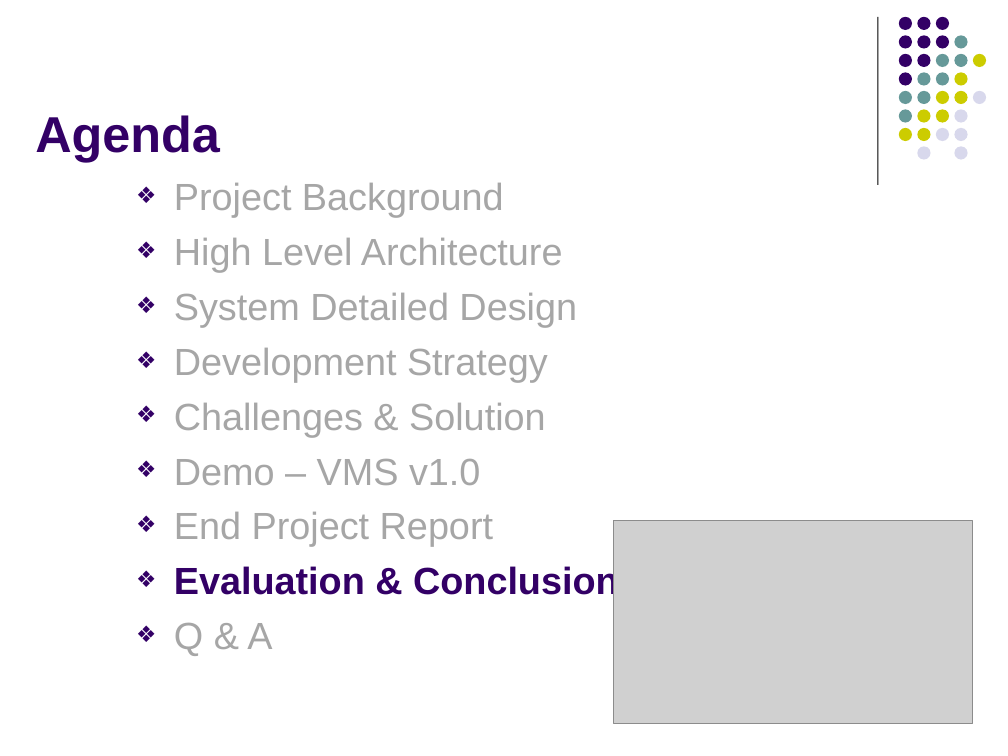
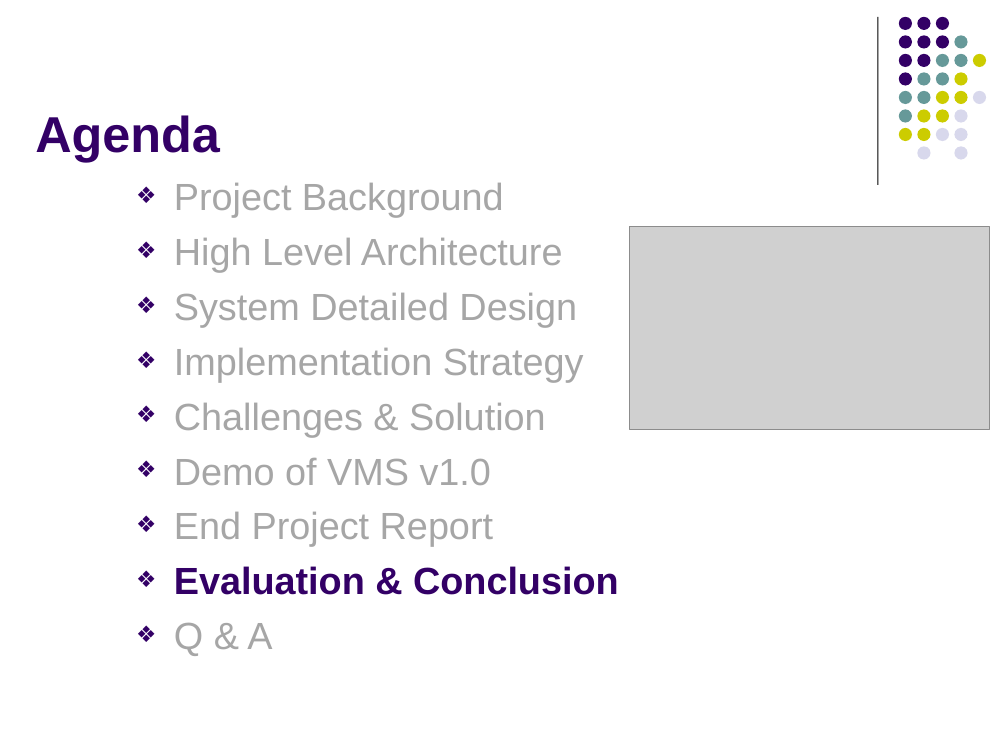
Before and after one commit to imireasa/mtech-se18-t08s, a slide deck: slide 26 of docs/W-9 Working Document/W-9.3 Presentation Slides/Phase 3/Submission/vms_presentation_3_v1.0.pptx. Drawn at 1008x756 pixels with LibreOffice and Linux fonts; fonts in the diff are those of the drawing; grey boxes stand for pictures. Boxes give left, top, right and bottom in pixels: in the first picture for what was removed or moved away, otherwise in the second. Text is boxed around its words. In the diff, an @@ line names an element or a change of style, - is before the commit and + after.

```diff
--- a/docs/W-9 Working Document/W-9.3 Presentation Slides/Phase 3/Submission/vms_presentation_3_v1.0.pptx
+++ b/docs/W-9 Working Document/W-9.3 Presentation Slides/Phase 3/Submission/vms_presentation_3_v1.0.pptx
@@ picture: place and size @@
-picture at [613, 521, 972, 724]
+picture at [630, 227, 989, 429]
@@ text at [174, 348, 584, 382]: text changed @@
-❖ Development Strategy
+❖ Implementation Strategy
@@ text at [174, 458, 491, 485]: text changed @@
-❖ Demo – VMS v1.0
+❖ Demo of VMS v1.0
```
Also in this commit, not shown: 4 other slides changed, 1 other file.
